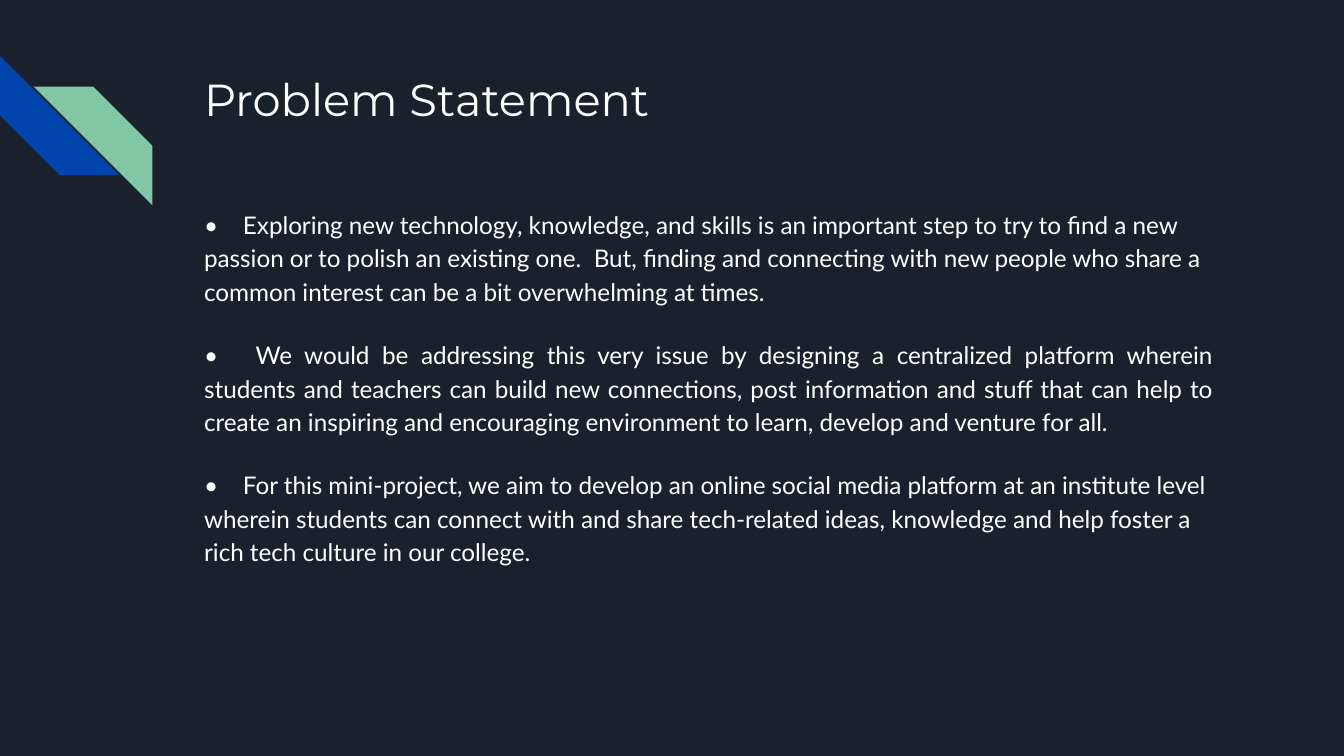
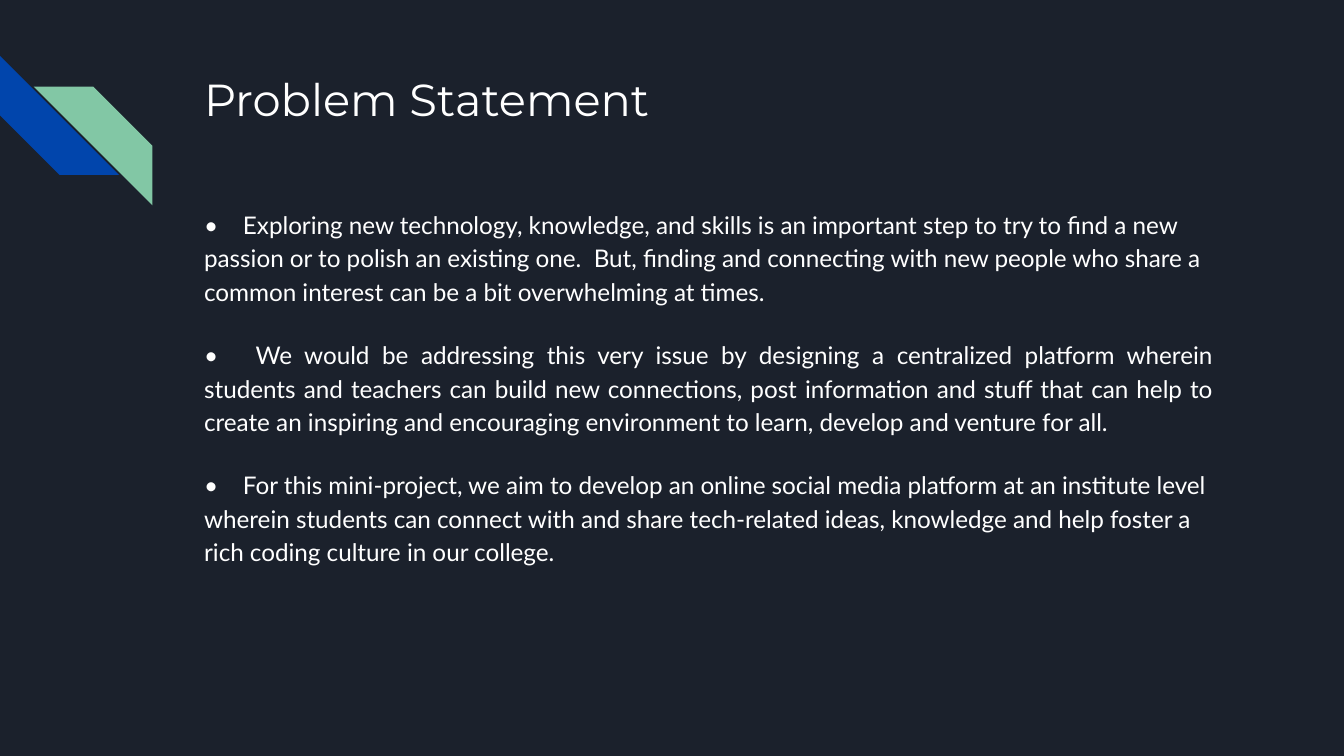
Before and after one commit to riddhi-narkar/connecture, a slide deck: slide 2 of docs/Mini Project grp 10.pptx. Drawn at 1344x756 pixels with LibreOffice and Linux fonts; fonts in the diff are those of the drawing. Boxes give left, top, right and bottom in pixels: in the first picture for what was removed or moved away, otherwise in the second. Text is boxed around its words. In the diff, an @@ line names an element or a change of style, - is before the commit and + after.

Commit message:
updated tech to coding

```diff
--- a/docs/Mini Project grp 10.pptx
+++ b/docs/Mini Project grp 10.pptx
@@ text at [204,476,1206,566]: text changed @@
-• For this mini-project, we aim to develop an online social media platform at an institute level wherein students can connect with and share tech-related ideas, knowledge and help foster a rich tech culture in our college.
+• For this mini-project, we aim to develop an online social media platform at an institute level wherein students can connect with and share tech-related ideas, knowledge and help foster a rich coding culture in our college.
```
Also in this commit, not shown: 1 other slide changed.
